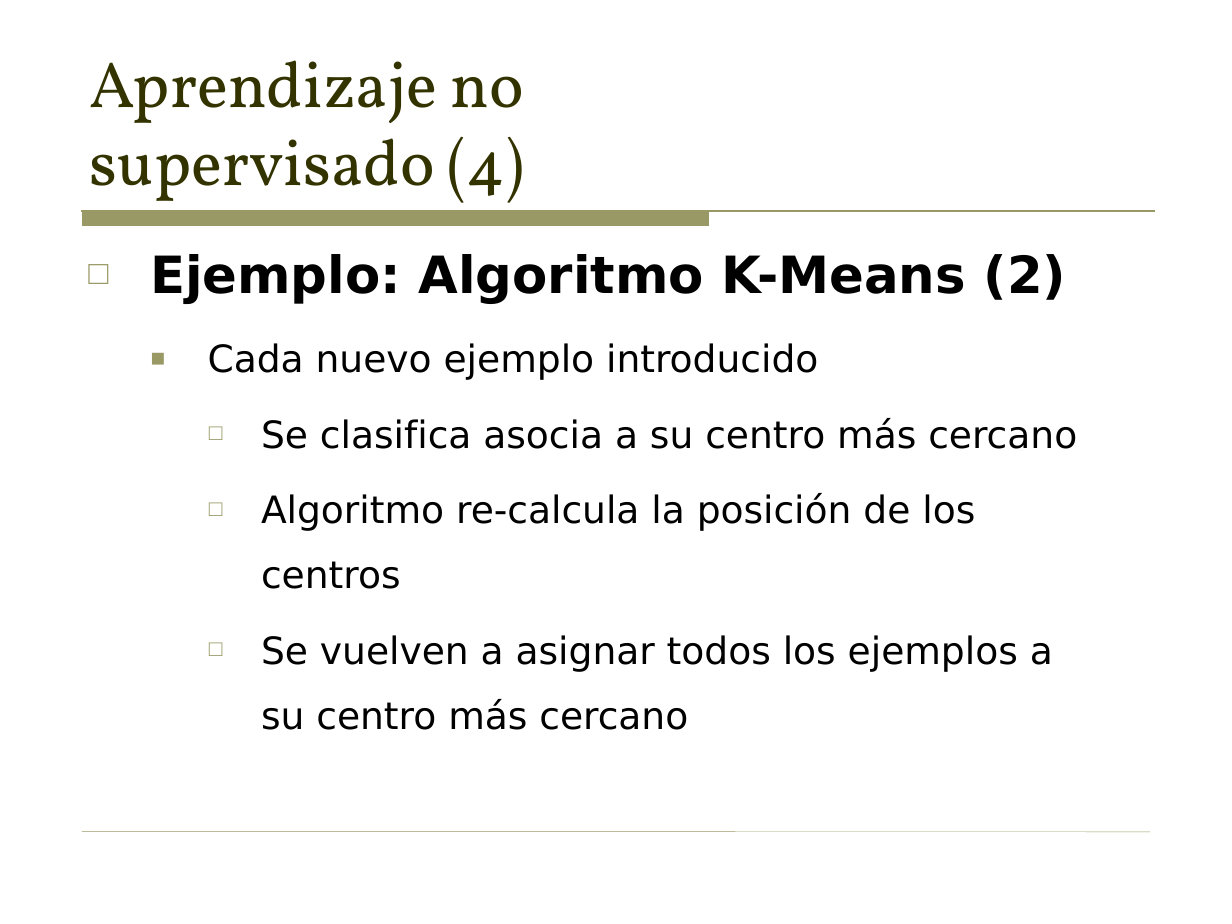
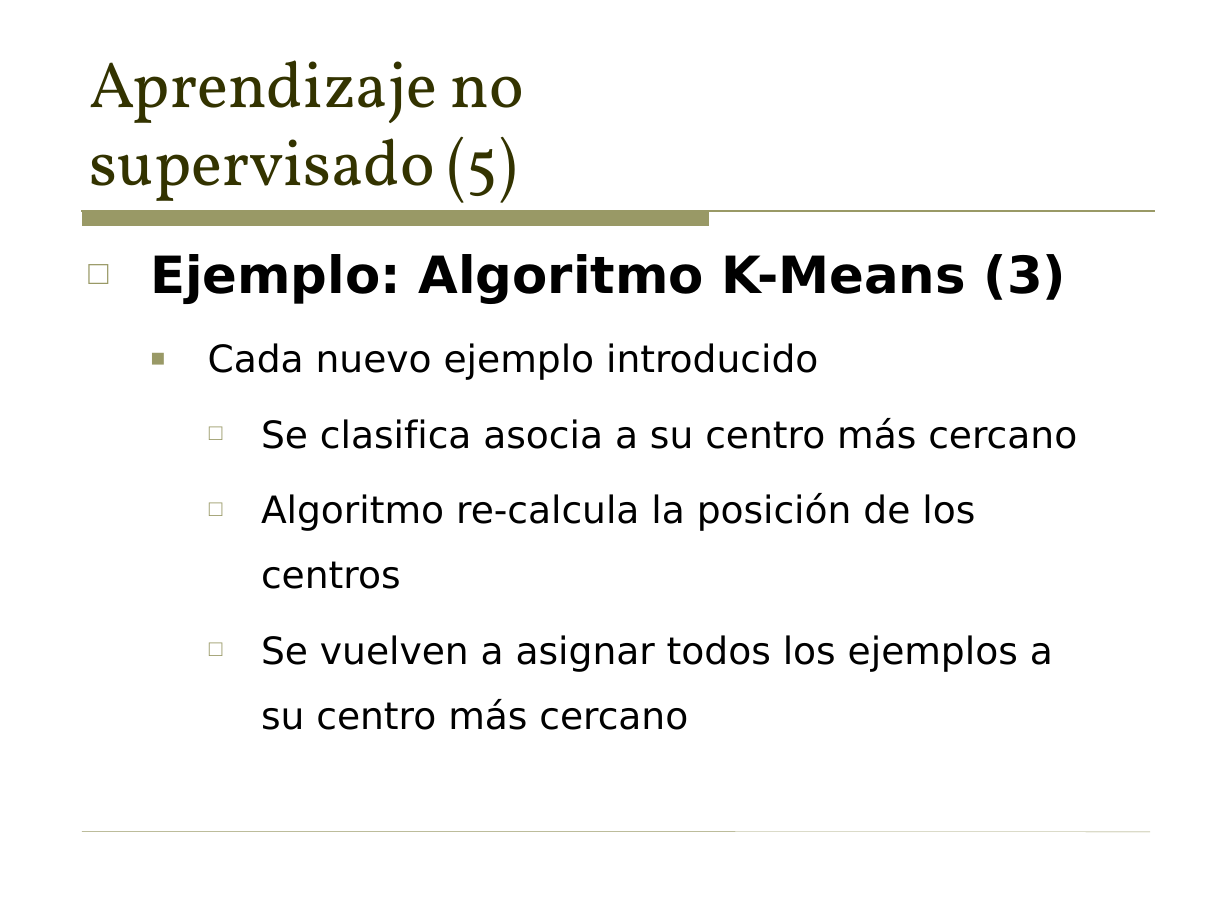
Before and after one commit to sergarb1/TallerAprendizajeAutomaticoPython, a slide deck: slide 31 of Taller - Introduccion al aprendizaje automatico (Supervisado y no supervisado).odp (slide 34 before the commit). Drawn at 1232x924 pixels with LibreOffice and Linux fonts; fonts in the diff are those of the drawing. Boxes give left, top, right and bottom in pixels: in the first picture for what was removed or moved away, otherwise in the second. Text is boxed around its words. In the diff, an @@ line names an element or a change of style, - is before the commit and + after.

```diff
--- a/Taller - Introduccion al aprendizaje automatico (Supervisado y no supervisado).odp
+++ b/Taller - Introduccion al aprendizaje automatico (Supervisado y no supervisado).odp
@@ title at (x1=89, y1=60, x2=523, y2=214): text changed @@
-Aprendizaje no
-supervisado (4)
+Aprendizaje no
+supervisado (5)
@@ text at (x1=150, y1=254, x2=1067, y2=304): text changed @@
-□ Ejemplo: Algoritmo K-Means (2)
+□ Ejemplo: Algoritmo K-Means (3)
```
Also in this commit, not shown: 3 other slides changed, 4 slides removed, 11 other files.
